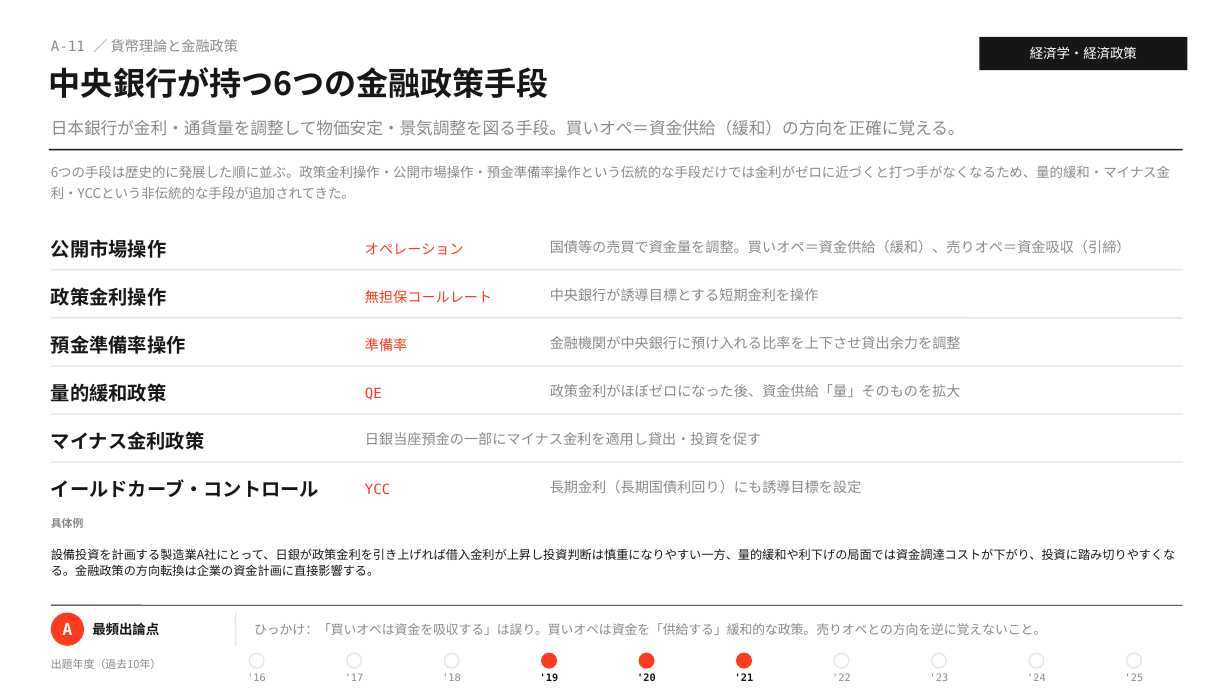
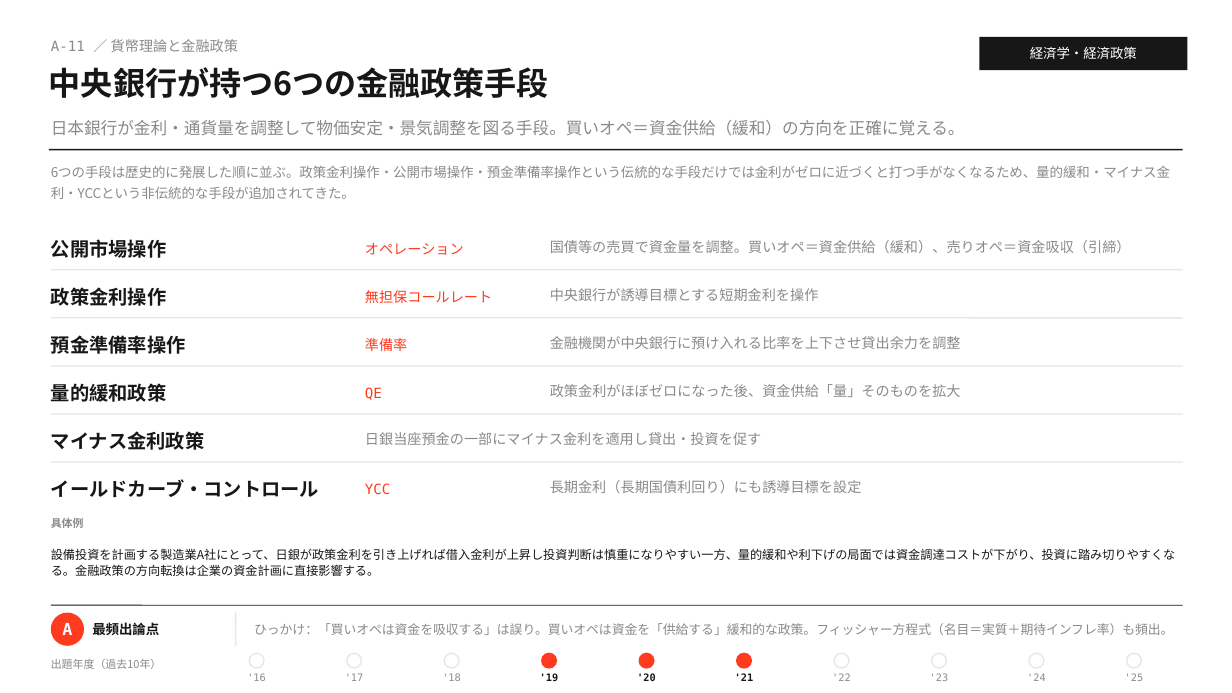
Before and after one commit to MasatoshiSano/SMEC, a slide deck: slide 16 of slides/1st_stage/A_economics.pptx. Drawn at 1232x693 pixels with LibreOffice and Linux fonts; fonts in the diff are those of the drawing. Boxes give left, top, right and bottom in pixels: in the first picture for what was removed or moved away, otherwise in the second. Text is boxed around its words. In the diff, an @@ line names an element or a change of style, - is before the commit and + after.

```diff
--- a/slides/1st_stage/A_economics.pptx
+++ b/slides/1st_stage/A_economics.pptx
@@ text at (x1=254, y1=623, x2=1173, y2=635): text changed @@
-ひっかけ：「買いオペは資金を吸収する」は誤り。買いオペは資金を「供給する」緩和的な政策。売りオペとの方向を逆に覚えないこと。
+ひっかけ：「買いオペは資金を吸収する」は誤り。買いオペは資金を「供給する」緩和的な政策。フィッシャー方程式（名目＝実質＋期待インフレ率）も頻出。
```
Also in this commit, not shown: 12 other slides changed, 3 other files.
